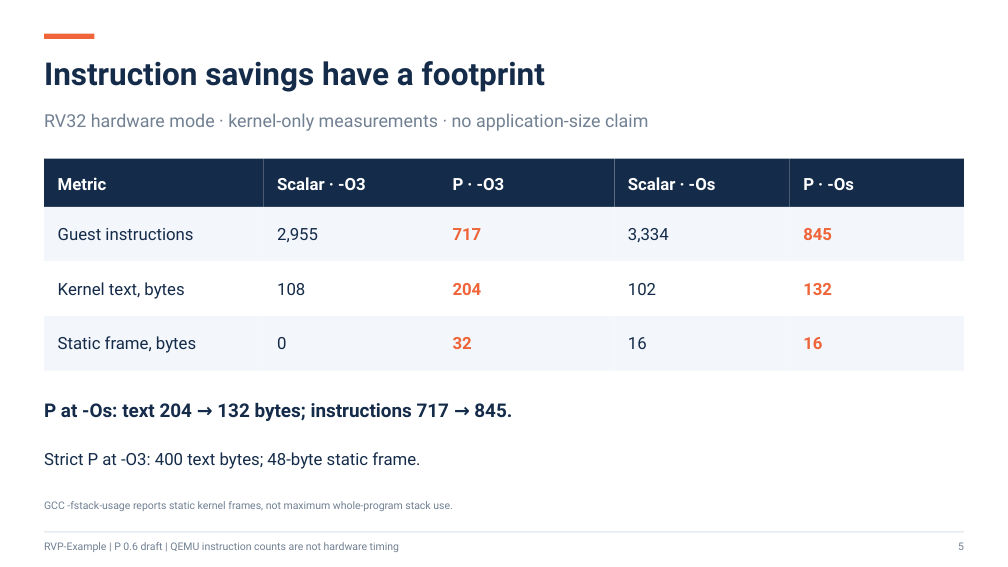
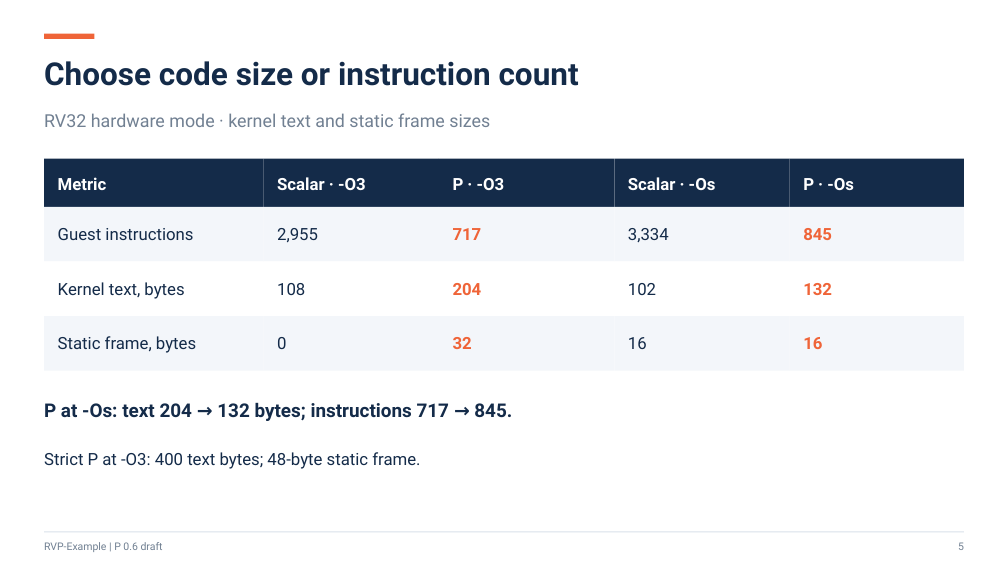
Before and after one commit to pz9115/RVP-Example, a slide deck: slide 5 of docs/RVP-Image-SAD-RV32.pptx. Drawn at 1008x567 pixels with LibreOffice and Linux fonts; fonts in the diff are those of the drawing. Boxes give left, top, right and bottom in pixels: in the first picture for what was removed or moved away, otherwise in the second. Text is boxed around its words. In the diff, an @@ line names an element or a change of style, - is before the commit and + after.

```diff
--- a/docs/RVP-Image-SAD-RV32.pptx
+++ b/docs/RVP-Image-SAD-RV32.pptx
@@ text at <box>44,61,579,86</box>: text changed @@
-Instruction savings have a footprint
+Choose code size or instruction count
@@ text at <box>44,113,490,127</box>: text changed @@
-RV32 hardware mode · kernel-only measurements · no application-size claim
+RV32 hardware mode · kernel text and static frame sizes
@@ text removed at <box>44,501,452,511</box> @@
-GCC -fstack-usage reports static kernel frames, not maximum whole-program stack use.
@@ text at <box>44,542,163,552</box>: text changed @@
-RVP-Example | P 0.6 draft | QEMU instruction counts are not hardware timing
+RVP-Example | P 0.6 draft
```
Also in this commit, not shown: 5 other slides changed, 13 other files.
